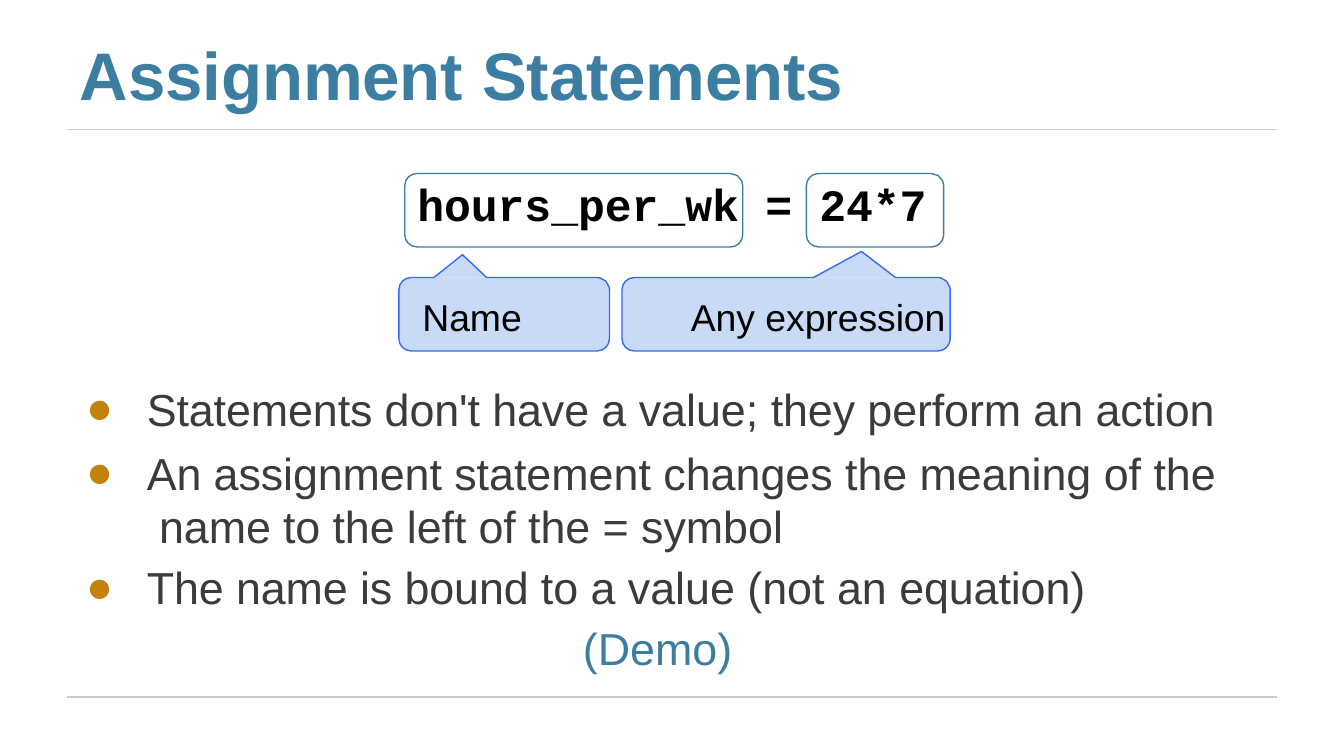
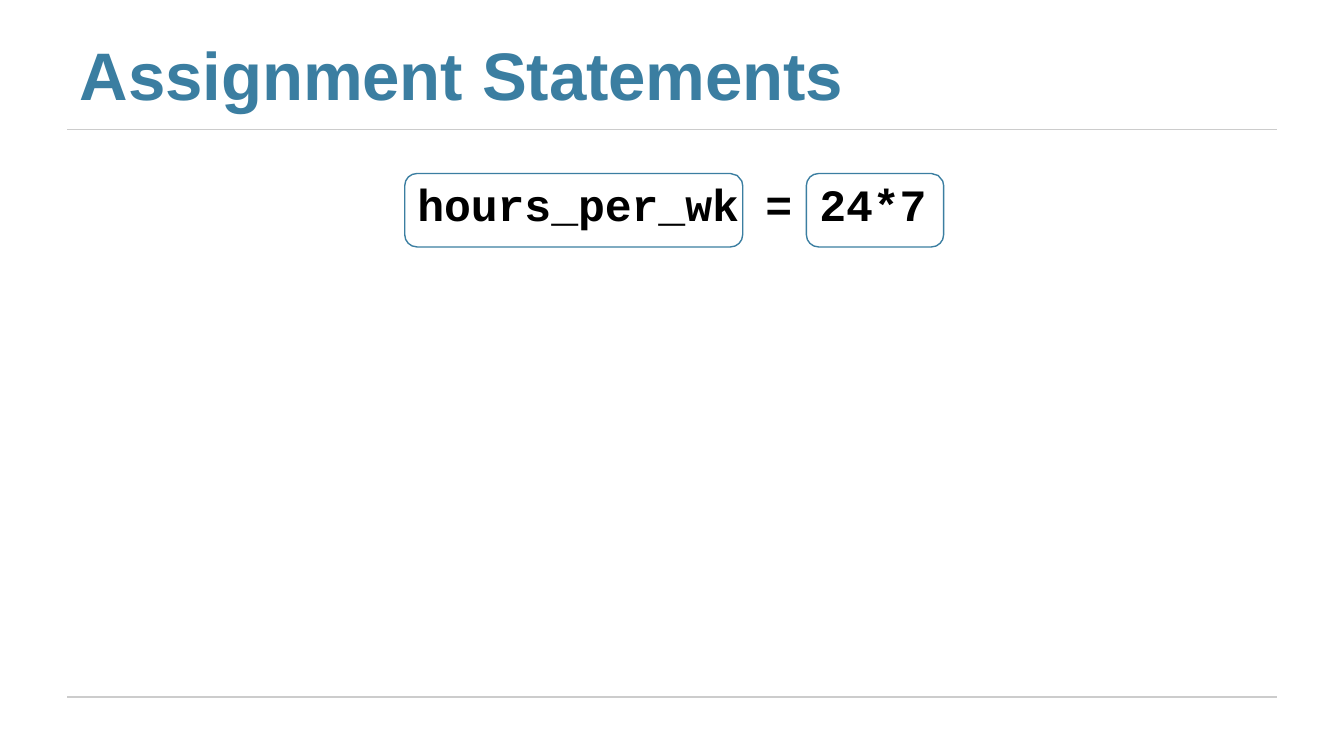
Before and after one commit to jhb10c/d8publicmaterials, a slide deck: slide 11 of Lectures/lec03_Tables.pptx (slide 5 before the commit). Drawn at 1344x756 pixels with LibreOffice and Linux fonts; fonts in the diff are those of the drawing. Boxes give left, top, right and bottom in pixels: in the first picture for what was removed or moved away, otherwise in the second. Text is boxed around its words. In the diff, an @@ line names an element or a change of style, - is before the commit and + after.

```diff
--- a/Lectures/lec03_Tables.pptx
+++ b/Lectures/lec03_Tables.pptx
@@ rectangle added at box(280, 251, 1153, 352), fill #FFFFFF, outline #FFFFFF 2 pt @@
@@ text at box(147, 393, 1216, 674): paragraphs removed @@
-● Statements don't have a value; they perform an action
-● An assignment statement changes the meaning of the name to the left of the = symbol
-● The name is bound to a value (not an equation)
-(Demo)
```
Also in this commit, not shown: 1 other slide changed, 13 slides added, 3 other files.
